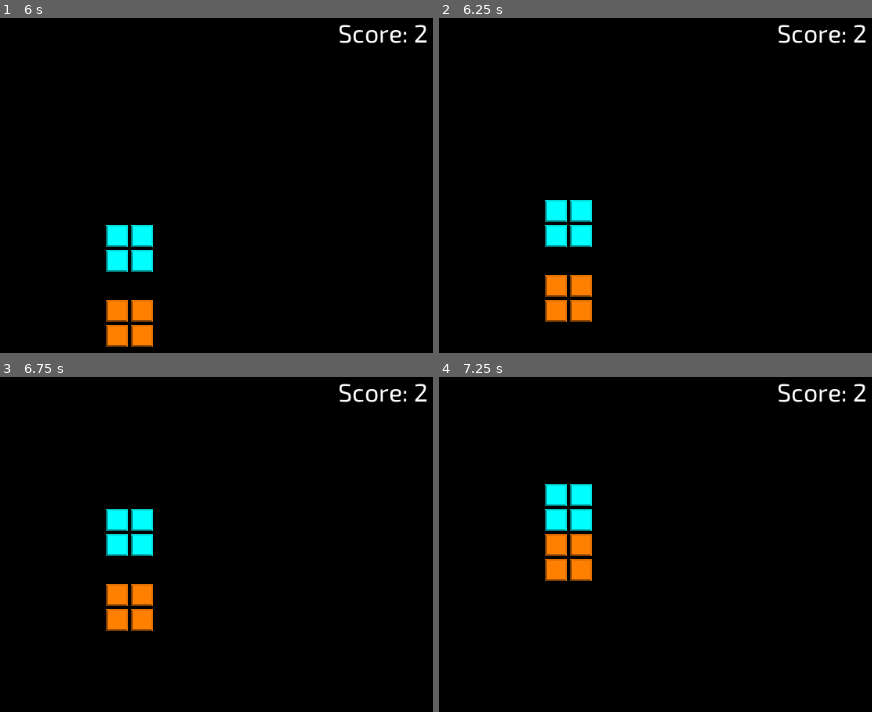
Above: before the commit, frames 1-4 (two rows, left to right).
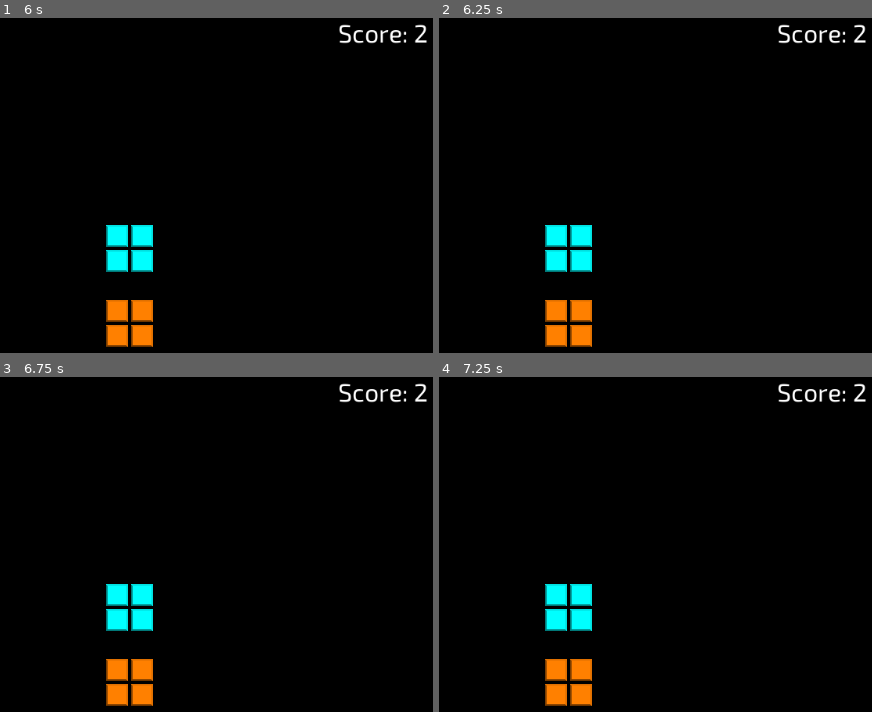
Above: after the commit, the same moments.

Repository: danielcannell/rotatris
Game: Godot game, scene res://Main.tscn
Same seed, same stepped clock (60 frames per second), same inputs: the game is played once before the commit and once after it.
Inputs:
- Up to frame 1 (6 s): tap Enter at 1.25, 2.75, 5 s; tap Space at 2, 4.25 s
- Up to frame 2 (6.25 s): no input
- Up to frame 3 (6.75 s): no input
- Up to frame 4 (7.25 s): no input

Frame 1 is identical in both runs. In frame 2, 2.7% of the frame differs, in the area x 24-36%, y 54-99%; in frame 3, 4.0%; in frame 4, 5.3%, in the area x 24-36%, y 31-99%.

Commit message:
Allow entering the grid bounds

Diff:
--- a/Block.gd
+++ b/Block.gd
@@ -89,7 +89,19 @@
 
     for square in self.squares:
         var c := [new_coord[0] + square[0], new_coord[1] + square[1]]
+
+        # Check if this square is occupied
         if grid.has(c) and grid[c] != self.id:
+            return false
+
+        # Check if this square is leaving the grid bounds
+        if step[0] > 0 and c[0] >= Globals.GRID_HALF_WIDTH:
+            return false
+        if step[0] < 0 and c[0] <= -Globals.GRID_HALF_WIDTH:
+            return false
+        if step[1] > 0 and c[1] >= Globals.GRID_HALF_WIDTH:
+            return false
+        if step[1] < 0 and c[1] <= Globals.GRID_HALF_WIDTH:
             return false
 
     return true
--- a/Globals.gd
+++ b/Globals.gd
@@ -31,6 +31,12 @@
 }
 
 
+const TIME_TO_MOVE_1_SQUARE := 0.25
+const MOVES_PER_GRAVITY_CHANGE := int(3 / TIME_TO_MOVE_1_SQUARE)
+const GRID_HALF_WIDTH := 5
+const GRID_WIDTH := GRID_HALF_WIDTH * 2
+
+
 const INVALID_BLOCK_ID = 0
 var block_id = 0
 
--- a/Playfield.gd
+++ b/Playfield.gd
@@ -1,9 +1,4 @@
 extends Node2D
-
-
-const TIME_TO_MOVE_1_SQUARE := 0.25
-const MOVES_PER_GRAVITY_CHANGE := int(3 / TIME_TO_MOVE_1_SQUARE)
-const GRID_WIDTH := 10
 
 
 signal score_changed
@@ -34,12 +29,12 @@
 func _process(delta):
     self.time += delta
 
-    if self.time > TIME_TO_MOVE_1_SQUARE:
-        self.time = fmod(self.time, TIME_TO_MOVE_1_SQUARE)
+    if self.time > Globals.TIME_TO_MOVE_1_SQUARE:
+        self.time = fmod(self.time, Globals.TIME_TO_MOVE_1_SQUARE)
         update_block_positions()
 
         self.gravity_counter += 1
-        if self.gravity_counter >= MOVES_PER_GRAVITY_CHANGE:
+        if self.gravity_counter >= Globals.MOVES_PER_GRAVITY_CHANGE:
             self.gravity_counter = 0
             self.rotate_gravity()
 
@@ -54,14 +49,6 @@
 func update_block_positions():
     var grid := {}
     var done := false
-
-    # Fill in a border
-    var offset := int(GRID_WIDTH / 2)
-    for i in range(GRID_WIDTH):
-        grid[[offset, i]] = Globals.INVALID_BLOCK_ID
-        grid[[-offset, i]] = Globals.INVALID_BLOCK_ID
-        grid[[i, offset]] = Globals.INVALID_BLOCK_ID
-        grid[[i, -offset]] = Globals.INVALID_BLOCK_ID
 
     for block in self.blocks:
         block.fill_grid(grid)
